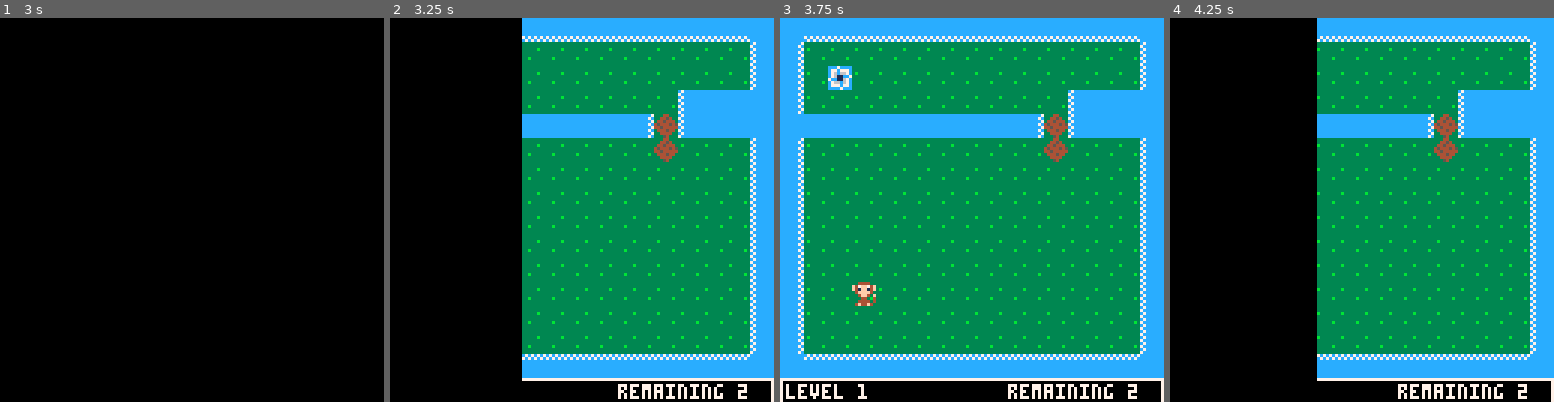
Above: before the commit, frames 1-4 (left to right).
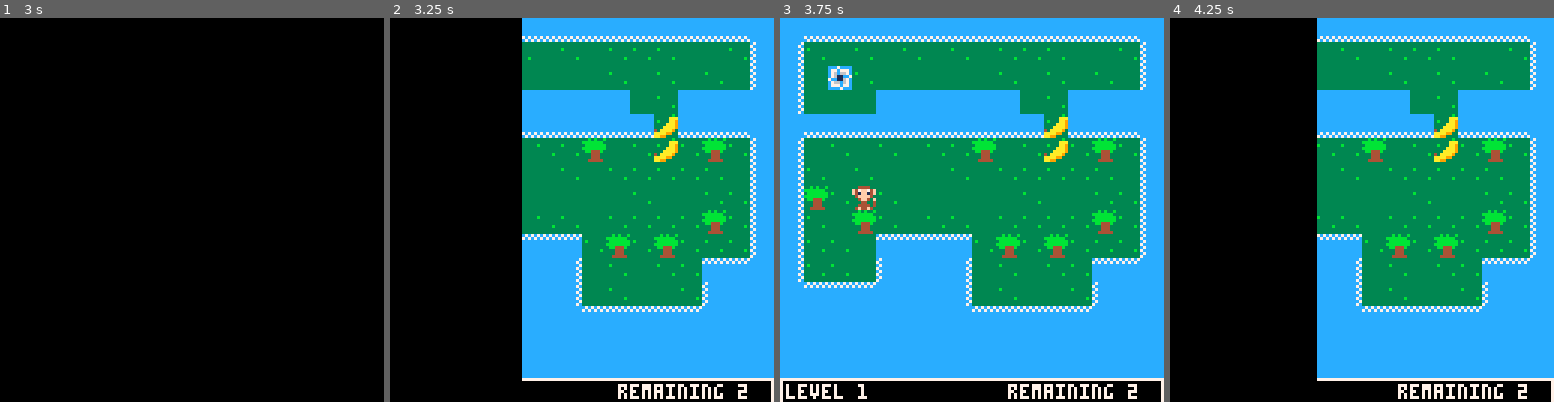
Above: after the commit, the same moments.

Repository: jlbeard84/pico8-nudge-nudge
Game: PICO-8 cartridge nudge-nudge.p8
Two runs of this game, one before a commit and one after it. Both use one fixed random seed, a clock stepped at 60 frames per second and the inputs below.
Inputs:
- Up to frame 1 (3 s): tap X (X key) at 0.33, 1.07, 1.85, 2.97 s; hold Right 1.6-2.1 s; hold Up 2.15-2.42 s; hold Right from 2.47 s (still down)
- Up to frame 2 (3.25 s): release Right at 3.03 s; hold Left from 3.08 s (still down)
- Up to frame 3 (3.75 s): release Left at 3.58 s; hold Down from 3.63 s (still down)
- Up to frame 4 (4.25 s): release Down at 3.97 s; hold Right from 4.02 s (still down); tap X (X key) at 4.08 s

Frame 1 is identical in both runs. In frame 2, 17% of the frame differs, in the area x 34-96%, y 7-90%; in frame 3, 26%, in the area x 4-96%, y 7-90%; in frame 4, 16%.

Commit message:
A little polish

Diff:
--- a/nudge-nudge.p8
+++ b/nudge-nudge.p8
@@ -486,28 +486,36 @@
 
 
 
+…(8 lines of a section not shown)…
 __gff__
-0008040404020100080808010101010000000000000000000000000000000000000000000000000000000000000000000000000000000000000000000000000000000000000000000000000000000000000000000000000000000000000000000000000000000000000000000000000000000000000000000000000000000000
+0008040404020100080808010101010001000000000000000000000000000000000000000000000000000000000000000000000000000000000000000000000000000000000000000000000000000000000000000000000000000000000000000000000000000000000000000000000000000000000000000000000000000000
 0000000000000000000000000000000000000000000000000000000000000000000000000000000000000000000000000000000000000000000000000000000000000000000000000000000000000000000000000000000000000000000000000000000000000000000000000000000000000000000000000000000000000000
 __map__
-0e0d0d0d0d0d0d0d0d0d0d0d0d0d0d0e0e0d0d0d0d0d0e0e0e0e0e0e0d0d0d0e000000000000000000000000000000000000000000000000000000000000000000000000000000000000000000000000000000000000000000000000000000000000000000000000000000000000000000000000000000000000000000000000
-0607070707070707070707070707070c0607070707070e0d0d0d0d0e0707070c000000000000000000000000000000000000000000000000000000000000000000000000000000000000000000000000000000000000000000000000000000000000000000000000000000000000000000000000000000000000000000000000
-0607020707070707070707070707070c06070707070706070702010c0707070c000000000000000000000000000000000000000000000000000000000000000000000000000000000000000000000000000000000000000000000000000000000000000000000000000000000000000000000000000000000000000000000000
-0607070707070707070707070c0e0e0e06070707070706070505070c0707070c000000000000000000000000000000000000000000000000000000000000000000000000000000000000000000000000000000000000000000000000000000000000000000000000000000000000000000000000000000000000000000000000
-0e0e0e0e0e0e0e0e0e0e06050c0e0e0e0607070707070e0b070b0b0e0707070c000000000000000000000000000000000000000000000000000000000000000000000000000000000000000000000000000000000000000000000000000000000000000000000000000000000000000000000000000000000000000000000000
-0607070707070707070707050707070c060707070707070e070e07070707070c000000000000000000000000000000000000000000000000000000000000000000000000000000000000000000000000000000000000000000000000000000000000000000000000000000000000000000000000000000000000000000000000
-0607070707070707070707070707070c060707070707070e070e07070707070c000000000000000000000000000000000000000000000000000000000000000000000000000000000000000000000000000000000000000000000000000000000000000000000000000000000000000000000000000000000000000000000000
-0607070707070707070707070707070c060707070e0e0e0e070e07070707070c000000000000000000000000000000000000000000000000000000000000000000000000000000000000000000000000000000000000000000000000000000000000000000000000000000000000000000000000000000000000000000000000
-0607070707070707070707070707070c060707070e070707070e0e070707070c000000000000000000000000000000000000000000000000000000000000000000000000000000000000000000000000000000000000000000000000000000000000000000000000000000000000000000000000000000000000000000000000
-0607070707070707070707070707070c060707070e070e0707070e070707070c000000000000000000000000000000000000000000000000000000000000000000000000000000000000000000000000000000000000000000000000000000000000000000000000000000000000000000000000000000000000000000000000
-0607070107070707070707070707070c060707070e0707070e070e070707070c000000000000000000000000000000000000000000000000000000000000000000000000000000000000000000000000000000000000000000000000000000000000000000000000000000000000000000000000000000000000000000000000
-0607070707070707070707070707070c060707070e0e0e0707070e070707070c000000000000000000000000000000000000000000000000000000000000000000000000000000000000000000000000000000000000000000000000000000000000000000000000000000000000000000000000000000000000000000000000
-0607070707070707070707070707070c0607070707070e0e0e0e0e070707070c000000000000000000000000000000000000000000000000000000000000000000000000000000000000000000000000000000000000000000000000000000000000000000000000000000000000000000000000000000000000000000000000
-0607070707070707070707070707070c0607070707070707070707070707070c000000000000000000000000000000000000000000000000000000000000000000000000000000000000000000000000000000000000000000000000000000000000000000000000000000000000000000000000000000000000000000000000
-0e0b0b0b0b0b0b0b0b0b0b0b0b0b0b0e0e0b0b0b0b0b0b0b0b0b0b0b0b0b0b0e000000000000000000000000000000000000000000000000000000000000000000000000000000000000000000000000000000000000000000000000000000000000000000000000000000000000000000000000000000000000000000000000
-…(6 lines of a section not shown)…
+0e0d0d0d0d0d0d0d0d0d0d0d0d0d0d0e0e0e0e0e0e0e0e0e0e0e0e0e0d0d0d0e000000000000000000000000000000000000000000000000000000000000000000000000000000000000000000000000000000000000000000000000000000000000000000000000000000000000000000000000000000000000000000000000
+06070f070f070f070f0707070f0f070c0e0e0e0e0e0e0e0d0d0d0d0e0707070c000000000000000000000000000000000000000000000000000000000000000000000000000000000000000000000000000000000000000000000000000000000000000000000000000000000000000000000000000000000000000000000000
+060f02070f0f0f0f0f070f070f070f0c0e0e0e0e0e0e06070f02010c0710070c000000000000000000000000000000000000000000000000000000000000000000000000000000000000000000000000000000000000000000000000000000000000000000000000000000000000000000000000000000000000000000000000
+060f0f0f0e0e0e0e0e0e0f070e0e0e0e0e0e0e0e0e0e060705050f0c0707070c000000000000000000000000000000000000000000000000000000000000000000000000000000000000000000000000000000000000000000000000000000000000000000000000000000000000000000000000000000000000000000000000
+0e0d0d0d0d0d0d0d0d0d0d050d0d0d0e0e0e0e0e0e0e0e0b070b0b0e0707070c000000000000000000000000000000000000000000000000000000000000000000000000000000000000000000000000000000000000000000000000000000000000000000000000000000000000000000000000000000000000000000000000
+060f070f070f0707100f07050710070c0e0e0e0e0e0e0e0e070e07070707100c000000000000000000000000000000000000000000000000000000000000000000000000000000000000000000000000000000000000000000000000000000000000000000000000000000000000000000000000000000000000000000000000
+06070f010f0f0f070f07070707070f0c0e0e0e0e0e0e0e0e070e07071007070c000000000000000000000000000000000000000000000000000000000000000000000000000000000000000000000000000000000000000000000000000000000000000000000000000000000000000000000000000000000000000000000000
+0610070f070f0f0f0f0f070f0f07070c0e0e0e0e0e0d0d0d0f0e07070707070c000000000000000000000000000000000000000000000000000000000000000000000000000000000000000000000000000000000000000000000000000000000000000000000000000000000000000000000000000000000000000000000000
+06070f10070f07070f0707070710070c0e0e0e0e0607070f070e0e100707070c000000000000000000000000000000000000000000000000000000000000000000000000000000000000000000000000000000000000000000000000000000000000000000000000000000000000000000000000000000000000000000000000
+0607070f0b0b0b0b071007100707070c0e0d0d0d0607100707070e070710070c000000000000000000000000000000000000000000000000000000000000000000000000000000000000000000000000000000000000000000000000000000000000000000000000000000000000000000000000000000000000000000000000
+0607070f0c0e0e060f070f07070b0b0e06070f07060f070f100f0e071007070c000000000000000000000000000000000000000000000000000000000000000000000000000000000000000000000000000000000000000000000000000000000000000000000000000000000000000000000000000000000000000000000000
+0e0b0b0b0e0e0e060f070f0f070c0e0e060707070e0e0e0f07070e070707070c000000000000000000000000000000000000000000000000000000000000000000000000000000000000000000000000000000000000000000000000000000000000000000000000000000000000000000000000000000000000000000000000
+0e0e0e0e0e0e0e0e0b0b0b0b0b0e0e0e0607070f07070e0e0e0e0e070710070c000000000000000000000000000000000000000000000000000000000000000000000000000000000000000000000000000000000000000000000000000000000000000000000000000000000000000000000000000000000000000000000000
+0e0e0e0e0e0e0e0e0e0e0e0e0e0e0e0e0607070707070707100707070707070c000000000000000000000000000000000000000000000000000000000000000000000000000000000000000000000000000000000000000000000000000000000000000000000000000000000000000000000000000000000000000000000000
+0e0e0e0e0e0e0e0e0e0e0e0e0e0e0e0e0e0b0b0b0b0b0b0b0b0b0b0b0b0b0b0e000000000000000000000000000000000000000000000000000000000000000000000000000000000000000000000000000000000000000000000000000000000000000000000000000000000000000000000000000000000000000000000000
+…(6 lines of a section not shown)…
Not shown, changed: 24 lines of the sprite sheet (__gfx__) section of nudge-nudge.p8
Not shown, changed: the thumbnail (__label__) section of nudge-nudge.p8
Not shown, changed: nudge-nudge.p8.png
